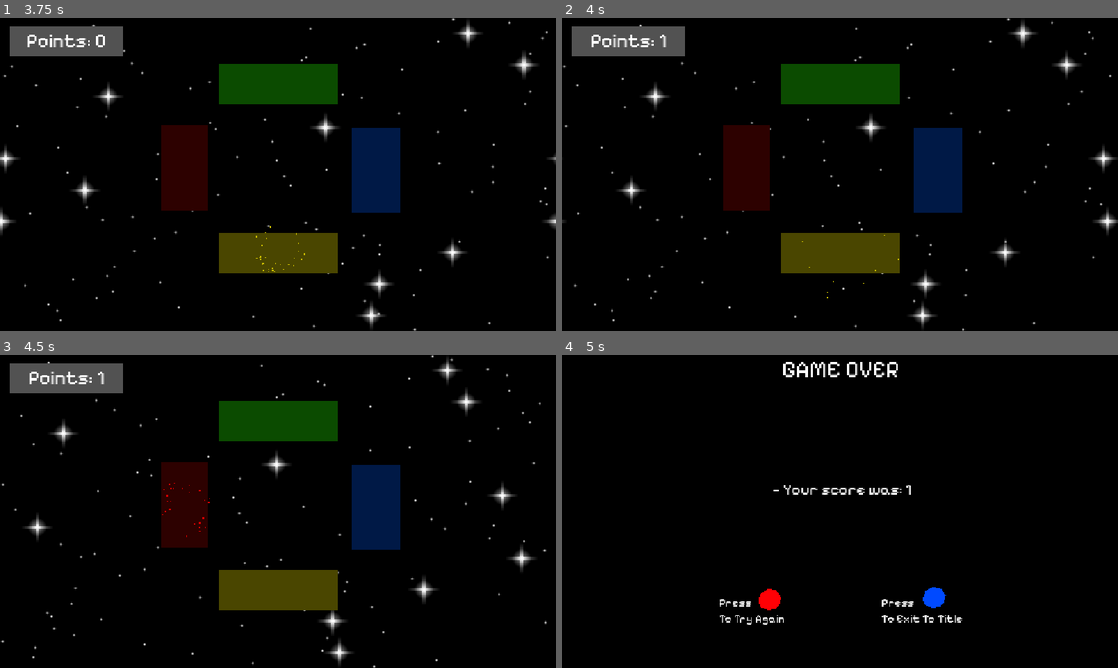
Above: before the commit, frames 1-4 (two rows, left to right).
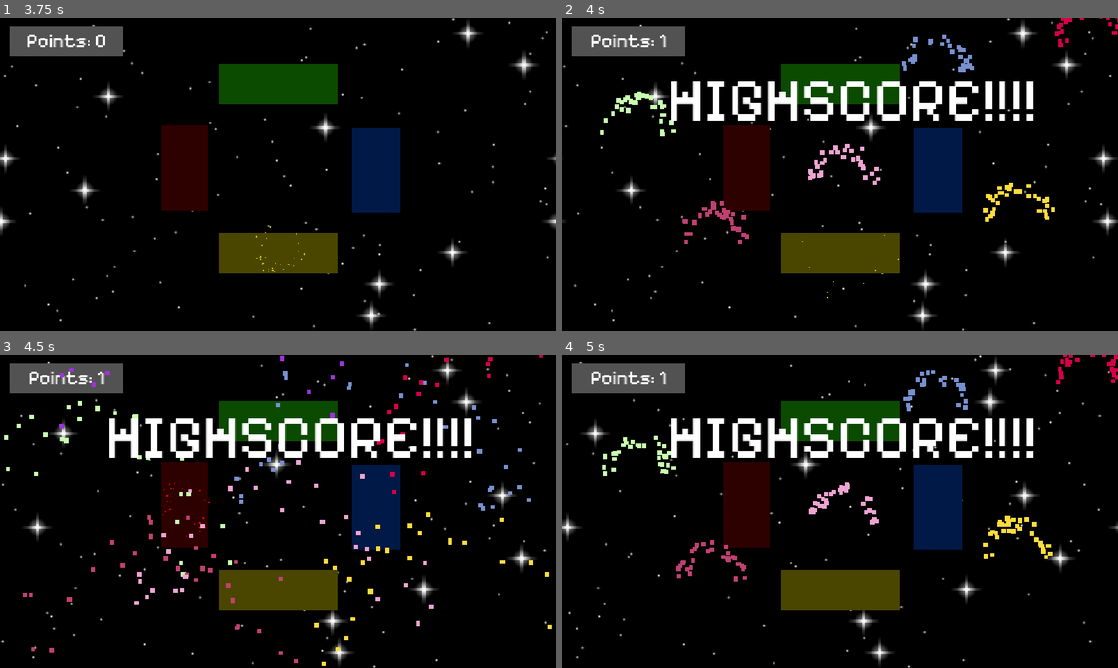
Above: after the commit, the same moments.

Repository: akhakhakh/Project-2.1-Light-Festival
Game: Godot game, scene res://scenes_simonsays/mainscene.tscn
Two runs of this game, one before a commit and one after it. Both use one fixed random seed, a clock stepped at 60 frames per second and the inputs below. This scene is started directly instead of the project's main scene.
Inputs (mouse positions are in pixels of both pictures, inside the frame that each line leads up to):
- Up to frame 1 (3.75 s): click (183, 168) at 0.5 s; click (278, 83) at 1.25 s; tap Enter at 2 s; hold Down (red_button) 2.03-2.75 s; click (378, 171) at 2.75 s; click (278, 252) at 3.5 s
- Up to frame 2 (4 s): no input
- Up to frame 3 (4.5 s): click (183, 505) at 4.25 s
- Up to frame 4 (5 s): no input

Frame 1 is identical in both runs. In frame 2, 5.4% of the frame differs, in the area x 6-100%, y 0-73%; in frame 3, 5.6%; in frame 4, 20%, in the area x 0-100%, y 0-100%.
Error after the commit: Out of bounds get index '1' (on base: 'Array[int]') (res://scripts_simonsays/mainscene.gd:147)

Commit message:
Created highscore celebration

Diff:
--- a/simon-says/scenes_simonsays/mainscene.tscn
+++ b/simon-says/scenes_simonsays/mainscene.tscn
@@ -401,6 +401,101 @@
 scale_amount_curve = SubResource("Curve_1ftms")
 color = Color(0.340429, 0.581316, 1, 1)
 
+[node name="CelebrationHighscore1" type="CPUParticles2D" parent="."]
+position = Vector2(157, 223)
+emitting = false
+amount = 32
+explosiveness = 1.0
+direction = Vector2(0, -10)
+spread = 100.0
+initial_velocity_min = 300.0
+initial_velocity_max = 500.0
+scale_amount_min = 9.0
+scale_amount_max = 9.0
+color = Color(0.78431374, 1, 0.6862745, 1)
+
+[node name="CelebrationHighscore2" type="CPUParticles2D" parent="."]
+position = Vector2(314, 446)
+emitting = false
+amount = 32
+explosiveness = 1.0
+direction = Vector2(0, -10)
+spread = 100.0
+initial_velocity_min = 300.0
+initial_velocity_max = 500.0
+scale_amount_min = 9.0
+scale_amount_max = 9.0
+color = Color(0.75359035, 0.24962902, 0.44231704, 1)
+
+[node name="CelebrationHighscore3" type="CPUParticles2D" parent="."]
+position = Vector2(775, 93)
+emitting = false
+amount = 32
+explosiveness = 1.0
+direction = Vector2(0, -10)
+spread = 100.0
+initial_velocity_min = 300.0
+initial_velocity_max = 500.0
+scale_amount_min = 9.0
+scale_amount_max = 9.0
+color = Color(0.4729427, 0.56381243, 0.8130124, 1)
+
+[node name="CelebrationHighscore4" type="CPUParticles2D" parent="."]
+position = Vector2(944, 398)
+emitting = false
+amount = 32
+explosiveness = 1.0
+direction = Vector2(0, -10)
+spread = 100.0
+initial_velocity_min = 300.0
+initial_velocity_max = 500.0
+scale_amount_min = 9.0
+scale_amount_max = 9.0
+color = Color(0.99999994, 0.8647041, 0.2304059, 1)
+
+[node name="CelebrationHighscore5" type="CPUParticles2D" parent="."]
+position = Vector2(583, 325)
+emitting = false
+amount = 32
+explosiveness = 1.0
+direction = Vector2(0, -10)
+spread = 100.0
+initial_velocity_min = 300.0
+initial_velocity_max = 500.0
+scale_amount_min = 9.0
+scale_amount_max = 9.0
+color = Color(0.92941177, 0.6431373, 0.81960785, 1)
+
+[node name="CelebrationHighscore6" type="CPUParticles2D" parent="."]
+position = Vector2(414, -86)
+emitting = false
+amount = 32
+explosiveness = 1.0
+direction = Vector2(0, -10)
+spread = 100.0
+initial_velocity_min = 300.0
+initial_velocity_max = 500.0
+linear_accel_min = 10.0
+linear_accel_max = 10.0
+scale_amount_min = 9.0
+scale_amount_max = 9.0
+color = Color(0.61960787, 0.2, 0.8509804, 1)
+
+[node name="CelebrationHighscore7" type="CPUParticles2D" parent="."]
+position = Vector2(1097, 35)
+emitting = false
+amount = 32
+explosiveness = 1.0
+direction = Vector2(0, -10)
+spread = 100.0
+initial_velocity_min = 300.0
+initial_velocity_max = 500.0
+linear_accel_min = 10.0
+linear_accel_max = 10.0
+scale_amount_min = 9.0
+scale_amount_max = 9.0
+color = Color(0.841449, 0, 0.27914575, 1)
+
 [node name="ComboMessage" type="Label" parent="."]
 visible = false
 offset_left = 507.0
@@ -411,6 +506,16 @@
 theme_override_font_sizes/font_size = 64
 text = "Nice!"
 
+[node name="HighscoreMessage" type="Label" parent="."]
+visible = false
+offset_left = 218.0
+offset_top = 93.0
+offset_right = 984.0
+offset_bottom = 272.0
+theme_override_fonts/font = ExtResource("4_8cdvp")
+theme_override_font_sizes/font_size = 128
+text = "HIGHSCORE!!!!"
+
 [connection signal="pressed" from="RedButton" to="." method="_on_red_button_pressed"]
 [connection signal="pressed" from="GreenButton" to="." method="_on_green_button_pressed"]
 [connection signal="pressed" from="BlueButton" to="." method="_on_blue_button_pressed"]
--- a/simon-says/scripts_simonsays/leaderboard_manager.gd
+++ b/simon-says/scripts_simonsays/leaderboard_manager.gd
@@ -33,3 +33,13 @@
 	if event.is_action_pressed("clear_leaderboard"):
 		clear_leaderboard()
 		print("Leaderboard cleared")
+
+func get_high_score() -> int:
+	if leaderboard_data.entries.is_empty():
+		return 0
+
+	var highest := 0
+	for entry in leaderboard_data.entries:
+		if entry.score > highest:
+			highest = entry.score
+	return highest
--- a/simon-says/scripts_simonsays/mainscene.gd
+++ b/simon-says/scripts_simonsays/mainscene.gd
@@ -14,6 +14,9 @@
 
 # Particles that play when a button is pressed
 var buttonParticles: Array[CPUParticles2D] = []
+
+#Particles for when a highscore is reached
+var celebrationParticles: Array[CPUParticles2D] = []
 
 # Input enabled variable checks to se when inputs are active or not.
 var input_enabled: bool = false
@@ -25,6 +28,7 @@
 var reached_5_points = false
 var reached_10_points = false
 var reached_20_points = false
+var highscore_reached = false
 
 #Points text
 @onready var label: Label = $Panel/Label
@@ -40,12 +44,16 @@
 
 # Text that appears when a milestone is met
 @onready var combo_message: Label = $ComboMessage
+
+# Text that appears when a highscore is reached
+@onready var highscore_message: Label = $HighscoreMessage
 
 # The _ready() function is called upon scene initialization.
 func _ready():
 	buttons = [$RedButton, $GreenButton, $BlueButton, $YellowButton]
 	buttonSounds = [$RedSound, $GreenSound, $BlueSound, $YellowSound]
 	buttonParticles = [$RedParticles, $GreenParticles, $BlueParticles, $YellowParticles]
+	celebrationParticles = [$CelebrationHighscore1, $CelebrationHighscore2, $CelebrationHighscore3, $CelebrationHighscore4, $CelebrationHighscore5, $CelebrationHighscore6, $CelebrationHighscore7]
 	start_game()
 
 
@@ -141,8 +149,8 @@
 
 		# If the next step marks the end of the sequence in that round, add a new step, then play the sequence from the beginning.
 		if player_index >= sequence.size():
-			add_point()
-			add_random_step()
+			await add_point()
+			await add_random_step()
 			await get_tree().create_timer(1.0).timeout
 			await play_sequence()
 
@@ -197,6 +205,27 @@
 	points += 1
 	label.text = "Points: " + str(points)
 
+	if points > LeaderboardManager.get_high_score():
+		if highscore_reached == false:
+			play_highscore_effect()
+			await get_tree().create_timer(3.0).timeout
+			finish_highscore_effect()
+			await get_tree().create_timer(1.0).timeout
+
+
+func play_highscore_effect():
+	if highscore_reached == false:
+		for particle in celebrationParticles:
+			particle.emitting = true
+		highscore_message.visible = true
+		highscore_reached = true
+
+func finish_highscore_effect():
+	for particle in celebrationParticles:
+		particle.emitting = false
+	await get_tree().create_timer(0.5).timeout
+	highscore_message.visible = false
+
 # Red == 0
 func _on_red_button_pressed() -> void:
 	_on_button_pressed(0)
